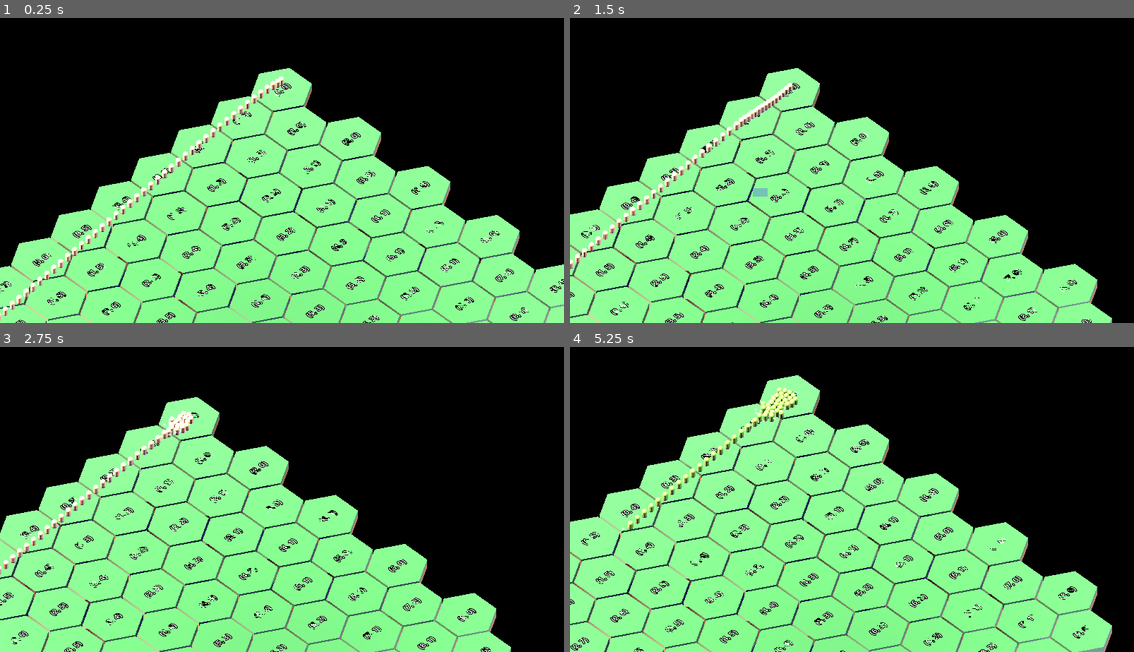
Above: before the commit, frames 1-4 (two rows, left to right).
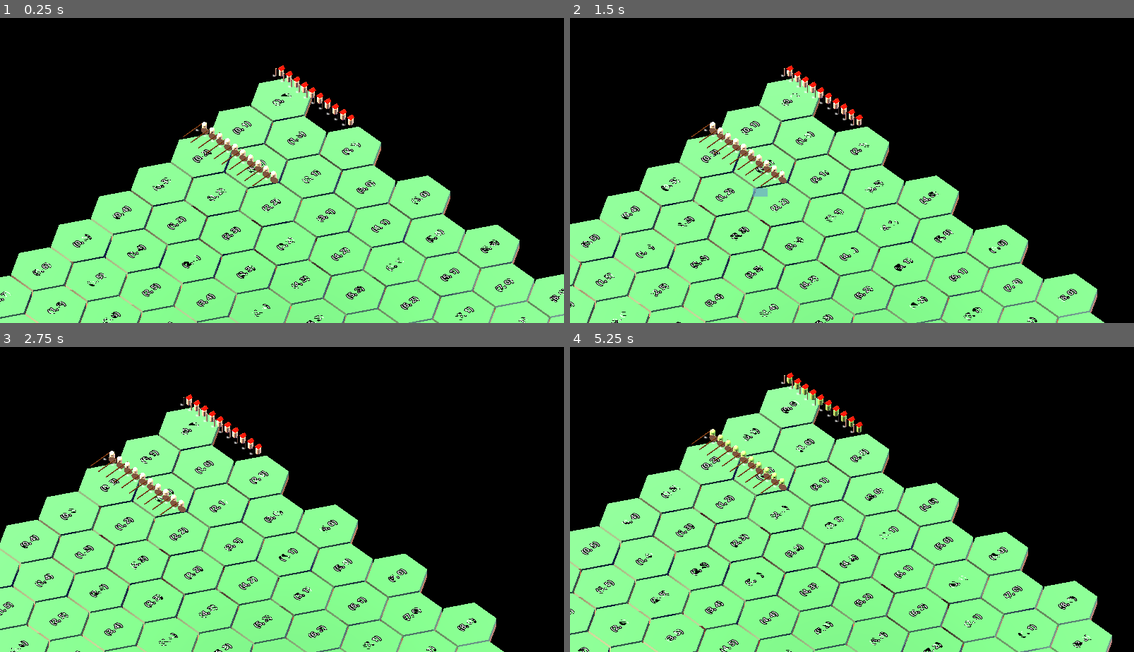
Above: after the commit, the same moments.

Repository: Luis-Arnold/Legends-of-Old
Game: Godot game, scene res://Content/Scenes/Map/Map3D.tscn
Same seed, same stepped clock (60 frames per second), same inputs: the game is played once before the commit and once after it.
Inputs (mouse positions are in pixels of both pictures, inside the frame that each line leads up to):
- Up to frame 1 (0.25 s): no input
- Up to frame 2 (1.5 s): tap Enter at 0.5 s; move the mouse to (976, 149) at 0.52 s; hold D 0.53-1.25 s; click (976, 149) at 0.67 s; tap Space at 0.77 s; drag from (739, 179) to (823, 228) at 1.27 s
- Up to frame 3 (2.75 s): move the mouse to (338, 423) at 2.02 s; hold D from 2.03 s (still down); click (338, 423) at 2.17 s
- Up to frame 4 (5.25 s): release D at 2.75 s; drag from (823, 557) to (682, 444) at 2.77 s; move the mouse to (1021, 542) at 3.52 s; hold A 3.53-4.25 s; click (1021, 542) at 3.67 s; tap Space at 3.77 s; drag from (682, 444) to (767, 414) at 4.27 s; move the mouse to (880, 493) at 5.02 s; hold S from 5.03 s (still down); click (880, 493) at 5.17 s

The runs differ from the first frame. In frame 1, 15% of the frame differs, in the area x 0-100%, y 15-100%; in frame 2, 14%; in frame 3, 14%; in frame 4, 16%, in the area x 0-97%, y 8-100%.

Commit message:
units, spearmen and archers

Diff:
--- a/Content/Scenes/Map/Map3D.gd
+++ b/Content/Scenes/Map/Map3D.gd
@@ -26,12 +26,23 @@
 			tile = grassScene.instantiate().duplicate()
 		tile.get_node('DebugLabel').text = str(positions.keys()[i])
 		tile.name = str(positions.keys()[i])
-		add_child(tile)
+		%SoldierNavigation.add_child(tile)
 		tile.position = positions.values()[i]
 		hexTiles[positions.keys()[i]] = tile
 
-	var unit = unitScene.instantiate().duplicate()
-	add_child(unit)
+#	%SoldierNavigation.bake_navigation_mesh()
+
+	var archerUnit = unitScene.instantiate().duplicate()
+	add_child(archerUnit)
+	archerUnit.initializeSoldiers(10, archerScene)
+	for soldier in archerUnit.soldiers:
+		soldier.position += Vector3(0, 0, 2 * 0)
+
+	var spearmanUnit = unitScene.instantiate().duplicate()
+	add_child(spearmanUnit)
+	spearmanUnit.initializeSoldiers(10, spearmanScene)
+	for soldier in spearmanUnit.soldiers:
+		soldier.position += Vector3(0, 0, 2 * 1)
 
 	rotateTiles()
 
--- a/Content/Scenes/Map/Selector.gd
+++ b/Content/Scenes/Map/Selector.gd
@@ -43,8 +43,8 @@
 					%Selector.visible = false
 					%Selector.color = Color(0.4,0.64,0.79,0.65)
 					selectDirection = false
-					for unit in UnitUtil.selectedUnits:
-						unit.deselect()
+					while len(UnitUtil.selectedUnits) > 0:
+						UnitUtil.selectedUnits[0].deselect()
 				MOUSE_BUTTON_RIGHT:
 					%Selector.visible = false
 					%Selector.color = Color(0.4,0.64,0.79,0.65)
@@ -82,8 +82,11 @@
 					else: # Mouse released
 						if draggingRight and not releasedRight: # Released after drag
 							if len(CameraUtil.selectedSoldiers) > 0 and len(CameraUtil.selectedTiles) > 0:
-								var selectedSoldiers = CameraUtil.selectedSoldiers
+								var selectedUnits = UnitUtil.selectedUnits
 								var selectedTiles = CameraUtil.selectedTiles
+								var selectedSoldiers = []
+								for unit in selectedUnits:
+									selectedSoldiers.append_array(unit.soldiers)
 								var totalSoldiers = len(selectedSoldiers)
 								var totalTiles = len(selectedTiles)
 
@@ -93,7 +96,7 @@
 
 								var soldierIndex = 0
 
-								# Distribute soldiers across tiles
+								# Distribute units/soldiers across tiles
 								for i in range(totalTiles):
 									var numSoldiersToAssign = int(soldiersPerHexTile) + int(remainder > 0)
 									remainder -= int(remainder > 0)
@@ -102,6 +105,7 @@
 										if soldierIndex < totalSoldiers:
 											selectedSoldiers[soldierIndex].setTargetPosition(selectedTiles[i].position)
 											soldierIndex += 1
+
 								position = Vector2(0,0)
 								%Selector.color = Color(1,1,1,0)
 								%Selector.scale = Vector2(1,1)
@@ -114,8 +118,8 @@
 							CameraUtil.selectedTiles.clear()
 	#						print('End drag')
 						else: # Released after click
-							for unit in UnitUtil.selectedUnits:
-								unit.deselect()
+							while len(UnitUtil.selectedUnits) > 0:
+								UnitUtil.selectedUnits[0].deselect()
 						releasedRight = true
 						draggingRight = false
 
--- a/Content/Scenes/Soldier/Soldier3D.gd
+++ b/Content/Scenes/Soldier/Soldier3D.gd
@@ -53,8 +53,6 @@
 	add_to_group('soldier')
 	call_deferred('onNodesReady')
 
-
-	%NavAgent.target_position = position
 	connect('soldierSelected', Callable(self, 'onSelected'))
 	connect('soldierDeselected', Callable(self, 'onDeselected'))
 
@@ -113,6 +111,7 @@
 	%Body.mesh = CapsuleMesh.new()
 	%Body.mesh.material = StandardMaterial3D.new()
 	%Body.mesh.material.albedo_color = Color.WHITE
+	%NavAgent.target_position = position
 	nodesReady = true
 
 func setTargetPosition(targetPosition):
--- a/Content/Scenes/Soldier/Spearman.tscn
+++ b/Content/Scenes/Soldier/Spearman.tscn
@@ -24,9 +24,6 @@
 [node name="Soldier3D" instance=ExtResource("1_mo6xv")]
 script = ExtResource("2_rn3y2")
 
-[node name="DirectionIndicator" parent="." index="4"]
-transform = Transform3D(1, 0, 0, 0, -4.37114e-08, -1, 0, 1, -4.37114e-08, 0, 0.410415, 0)
-
 [node name="Spear" type="MeshInstance3D" parent="DirectionIndicator" index="0"]
 transform = Transform3D(1, 0, 0, 0, 1, 7.10543e-15, 0, -7.10543e-15, 1, -0.815, 1.945, 0.410415)
 mesh = SubResource("CylinderMesh_7ih0o")
--- a/Content/Scenes/Unit/Unit3D.gd
+++ b/Content/Scenes/Unit/Unit3D.gd
@@ -24,11 +24,14 @@
 @export_category('Debug')
 
 func _ready():
-	for i in 50:
-		var soldier = soldierScene.instantiate().duplicate()
+	pass
+
+func initializeSoldiers(_troopSize: int = 10, soldierTypeScene: PackedScene = soldierScene):
+	for i in _troopSize:
+		var soldier = soldierTypeScene.instantiate().duplicate()
 		add_child(soldier)
 		soldiers.append(soldier)
-		soldier.position = Vector3(0.02 * i,0.65, 0.2 * i)
+		soldier.position = Vector3(i*0.2,0.65, 0)
 		soldier.currentUnit = self
 
 func select():
